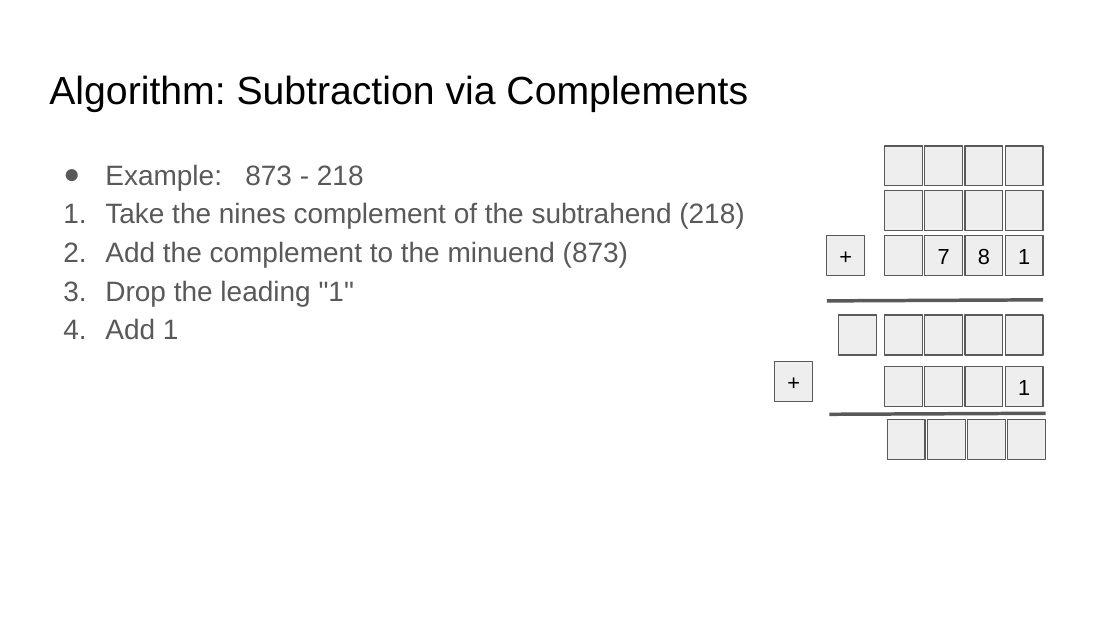
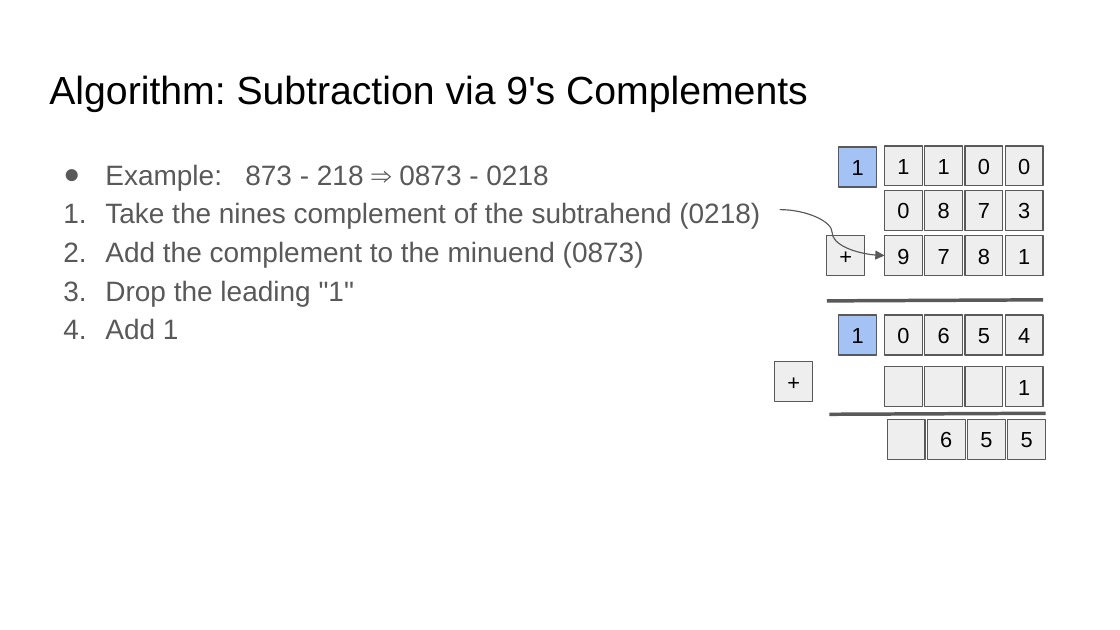
Before and after one commit to COMP122/comp122-s22, a slide deck: slide 9 of format_encodings/documents/Base10_ Mathematical Review.pptx. Drawn at 1120x630 pixels with LibreOffice and Linux fonts; fonts in the diff are those of the drawing. Boxes give left, top, right and bottom in pixels: in the first picture for what was removed or moved away, otherwise in the second. Text is boxed around its words. In the diff, an @@ line names an element or a change of style, - is before the commit and + after.

Commit message:
updated slides

```diff
--- a/format_encodings/documents/Base10_ Mathematical Review.pptx
+++ b/format_encodings/documents/Base10_ Mathematical Review.pptx
@@ title at [49,75,808,112]: text changed @@
-Algorithm: Subtraction via Complements
+Algorithm: Subtraction via 9's Complements
@@ rectangle added at [839,147,877,187], fill #A4C2F4, outline #595959 0.75 pt, 14 pt, text #000000 @@
+1
@@ text at [105,164,760,267]: text changed @@
-● Example: 873 - 218
-1. Take the nines complement of the subtrahend (218)
-2. Add the complement to the minuend (873)
+● Example: 873 - 218 ⇒ 0873 - 0218
+1. Take the nines complement of the subtrahend (0218)
+2. Add the complement to the minuend (0873)
@@ text in rectangle at [897,159,909,174]: text added @@
+1
@@ text in rectangle at [938,159,950,174]: text added @@
+1
@@ text in rectangle at [978,159,990,175]: text added @@
+0
@@ text in rectangle at [1018,159,1030,175]: text added @@
+0
@@ curved arrow added from (780, 209) to (885, 255), #595959 0.75 pt @@
@@ text in rectangle at [897,202,909,219]: text added @@
+0
@@ text in rectangle at [938,202,950,219]: text added @@
+8
@@ text in rectangle at [978,203,990,218]: text added @@
+7
@@ text in rectangle at [1018,202,1030,219]: text added @@
+3
@@ text in rectangle at [897,248,909,265]: text added @@
+9
@@ rectangle "1" at [839,315,877,355]: fill #EEEEEE to #A4C2F4 @@
@@ text in rectangle at [852,328,864,343]: text added @@
+1
@@ text in rectangle at [897,327,909,344]: text added @@
+0
@@ text in rectangle at [938,328,950,344]: text added @@
+6
@@ text in rectangle at [978,328,990,344]: text added @@
+5
@@ text in rectangle at [1018,328,1030,343]: text added @@
+4
@@ text in rectangle at [940,431,952,448]: text added @@
+6
@@ text in rectangle at [980,432,992,448]: text added @@
+5
@@ text in rectangle at [1021,432,1033,448]: text added @@
+5
```
Also in this commit, not shown: 13 other slides changed, 1 slide removed, 12 other files.
